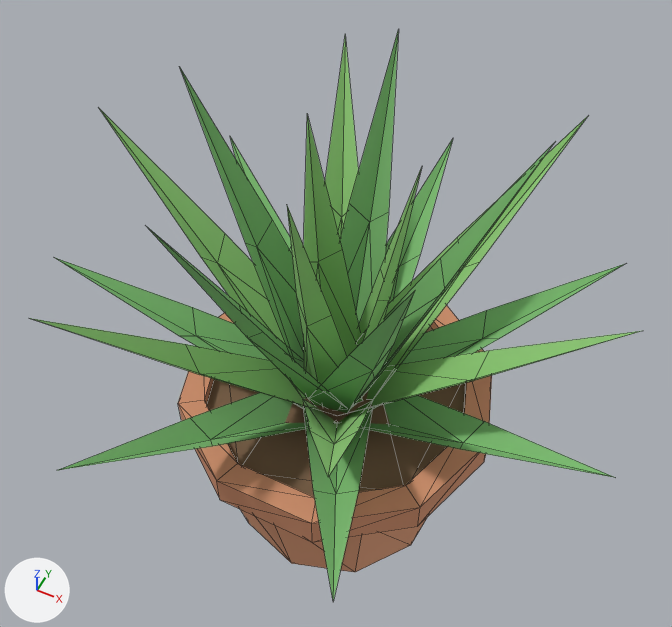
What one commit did to the glTF model client/public/models/aloe_vera.glb.
Both versions are drawn from a 50 mm camera at (0.294, -0.593, 1.08) aimed at (-0.017, 0.029, 0.302). Lighting does not change. The marker at lower left points along +X, +Y and +Z. The first picture is the older version. Mesh edges are drawn as thin lines. Vertices at exactly the same position are counted once.

The first picture shows 'aloe_vera'.
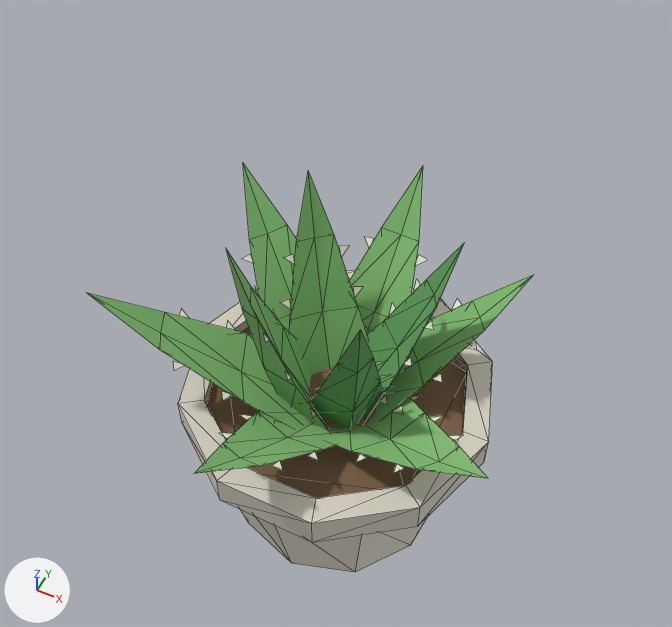
Pixel boxes [x1, y1, x2, y2] of what changed, in the pictures (672 x 627 px):
'aloe_vera', reshaped (27% narrower, 28% shorter): before [30, 32, 640, 600]; after [87, 163, 533, 572]
part 1 of me_aloe_vera, rebuilt: before [385, 139, 453, 303]; after [350, 166, 423, 331]
part 2 of me_aloe_vera, rebuilt: before [230, 137, 292, 253]; after [243, 163, 297, 331]
part 3 of me_aloe_vera, rebuilt: before [56, 258, 305, 410]; after [87, 293, 296, 421]
part 4 of me_aloe_vera, rebuilt: before [59, 393, 309, 470]; after [194, 411, 337, 474]
part 5 of me_aloe_vera, rebuilt: before [336, 395, 613, 477]; after [332, 397, 487, 478]
part 6 of me_aloe_vera, rebuilt: before [367, 264, 624, 412]; after [376, 275, 533, 414]
part 7 of me_aloe_vera, rebuilt (49% narrower): before [146, 226, 347, 410]; after [226, 249, 329, 431]
part 8 of me_aloe_vera, rebuilt (45% wider, 22% shorter): before [304, 115, 358, 376]; after [289, 171, 368, 375]
part 9 of me_aloe_vera, rebuilt: before [287, 206, 363, 402]; after [310, 330, 382, 429]
part 10 of me_aloe_vera, rebuilt: before [352, 142, 555, 407]; after [365, 244, 464, 421]
part 11 of me_aloe_vera, cut back: before [30, 32, 640, 600]; after [173, 236, 477, 473]
part 12 of me_aloe_vera, recoloured (lighter): [240, 509, 427, 572] in both
part 13 of me_aloe_vera, recoloured (lighter): before [178, 305, 492, 542]; after [178, 270, 493, 542]
part 14 of me_aloe_vera, recoloured: [207, 383, 466, 497] in both

What changed in the scene script:
```text
Add mat_plant:
    mat_plant = bpy.data.materials.new('plant')
    mat_plant.use_nodes = True; mat_plant.node_tree.nodes.clear()
    _N = mat_plant.node_tree.nodes; _L = mat_plant.node_tree.links
    n0 = _N.new('ShaderNodeBsdfPrincipled'); n0.name = 'Principled BSDF'
    n0.inputs[2].default_value = 1.0  # 'Roughness'
    n1 = _N.new('ShaderNodeOutputMaterial'); n1.name = 'Material Output'
    n2 = _N.new('ShaderNodeVertexColor'); n2.name = 'Color Attribute'
    _L.new(n0.outputs[0], n1.inputs[0])  # 'BSDF' to 'Surface'
    _L.new(n2.outputs[0], n0.inputs[0])  # 'Color' to 'Base Color'
Change me_aloe_vera:
    remove me_aloe_vera.from_pydata(...)  # 217 vertices, 230 faces; spans x -0.318..0.318, y -0.294..0.326, z 0.0..0.569
    remove me_aloe_vera.materials.append(mat_leaf_dark)  # green #81bf76
    remove me_aloe_vera.materials.append(mat_leaf)  # green #95ce7c
    add me_aloe_vera.from_pydata(...)  # 476 vertices, 524 faces; spans x -0.228..0.216, y -0.239..0.205, z 0.0..0.46
    me_aloe_vera part 1: the loose piece of 7 vertices spanning x -0.04..0.04, y 0.012..0.326, z 0.17..0.347 is rebuilt with 13 vertices and now spans x -0.063..0.063, y 0.013..0.205, z 0.157..0.394, in mat_plant
    me_aloe_vera part 2: the loose piece of 7 vertices spanning x -0.255..0.005, y -0.015..0.203, z 0.17..0.347 is rebuilt with 13 vertices and now spans x -0.187..0.024, y -0.047..0.125, z 0.154..0.385, in mat_plant
    me_aloe_vera part 3: the loose piece of 7 vertices spanning x -0.318..-0.012, y -0.073..0.033, z 0.17..0.347 is rebuilt with 13 vertices and now spans x -0.228..0.02, y -0.123..0.055, z 0.148..0.381, in mat_plant
    me_aloe_vera part 4: the loose piece of 7 vertices spanning x -0.142..0.025, y -0.294..-0.006, z 0.17..0.347 is rebuilt with 13 vertices and now spans x -0.062..0.062, y -0.239..-0.007, z 0.152..0.343, in mat_plant
    me_aloe_vera part 5: the loose piece of 7 vertices spanning x 0.012..0.318, y -0.073..0.033, z 0.17..0.347 is rebuilt with 13 vertices and now spans x -0.023..0.216, y -0.134..0.049, z 0.149..0.361, in mat_plant
    me_aloe_vera part 6: the loose piece of 7 vertices spanning x -0.005..0.255, y -0.015..0.203, z 0.17..0.347 is rebuilt with 13 vertices and now spans x -0.023..0.171, y -0.04..0.13, z 0.156..0.358, in mat_plant
    me_aloe_vera part 7: the loose piece of 7 vertices spanning x -0.09..0.028, y -0.168..0.005, z 0.182..0.569 is rebuilt with 13 vertices and now spans x -0.085..0.027, y -0.074..0.038, z 0.173..0.46, in mat_plant
    me_aloe_vera part 8: the loose piece of 7 vertices spanning x -0.057..0.021, y -0.027..0.048, z 0.189..0.547 is rebuilt with 13 vertices and now spans x -0.084..0.033, y -0.027..0.095, z 0.17..0.434, in mat_plant
    me_aloe_vera part 9: the loose piece of 7 vertices spanning x -0.04..0.038, y -0.074..0.001, z 0.189..0.547 is rebuilt with 13 vertices and now spans x -0.028..0.061, y -0.067..0.021, z 0.177..0.413, in mat_plant
    me_aloe_vera part 10: the loose piece of 7 vertices spanning x -0.004..0.171, y -0.029..0.084, z 0.182..0.569 is rebuilt with 13 vertices and now spans x -0.023..0.104, y -0.033..0.081, z 0.17..0.419, in mat_plant
    me_aloe_vera part 11: 77 vertices removed from x -0.296..0.296, y -0.294..0.269, z 0.17..0.569; 180 vertices added at x -0.175..0.169, y -0.167..0.144, z 0.217..0.362
    me_aloe_vera part 12: 36 faces spanning x -0.158..0.158, y -0.166..0.166, z 0.0..0.18 switch from mat_pot (beige #e5a27c) to mat_plant
    me_aloe_vera part 13: 60 faces spanning x -0.185..0.185, y -0.176..0.176, z 0.18..0.22 switch from mat_pot_rim (beige #d4936f) to mat_plant
    me_aloe_vera part 14: 8 faces spanning x -0.155..0.155, y -0.147..0.147, z 0.205 switch from mat_soil (brown #81654b) to mat_plant
    other edits to the shape of me_aloe_vera do not show in these pictures
```
